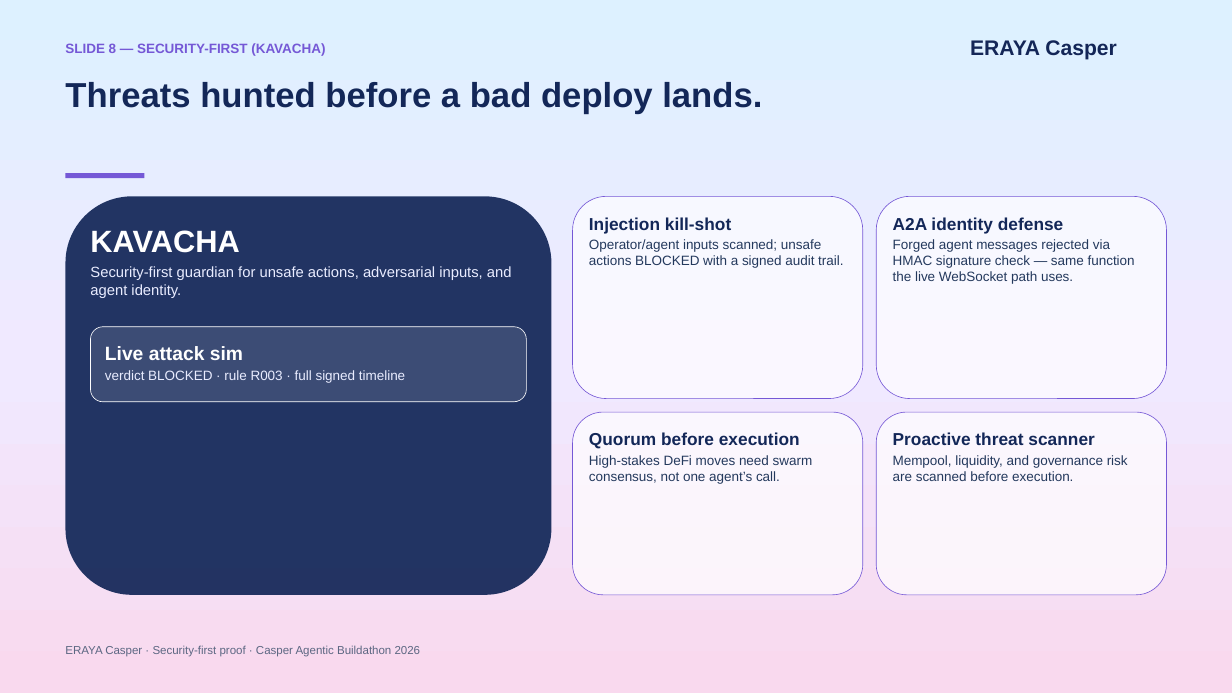
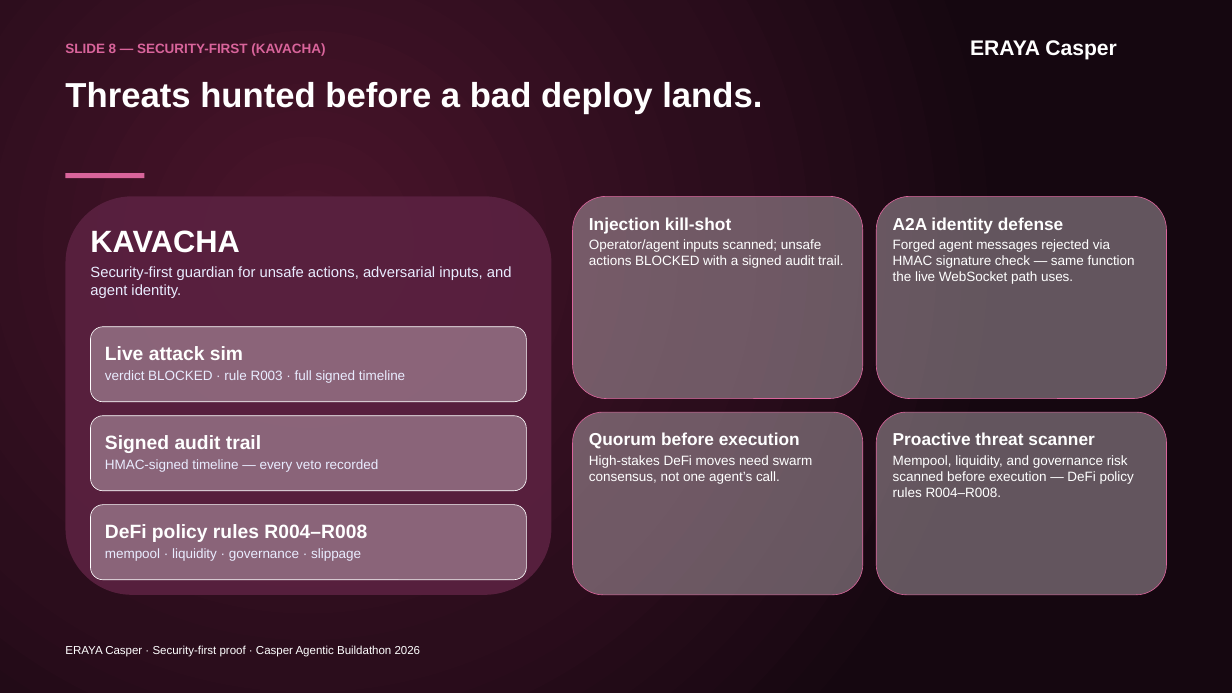
Before and after one commit to martian3062/eraya_microsoft, a slide deck: slide 8 of eraya.pptx. Drawn at 1232x693 pixels with LibreOffice and Linux fonts; fonts in the diff are those of the drawing. Boxes give left, top, right and bottom in pixels: in the first picture for what was removed or moved away, otherwise in the second. Text is boxed around its words. In the diff, an @@ line names an element or a change of style, - is before the commit and + after.

```diff
--- a/eraya.pptx
+++ b/eraya.pptx
@@ background gradient #DDF1FF to #F0E9FF to #F9D9EE to gradient #4A142B to #2B0D1C to #150710 @@
@@ text "SLIDE 8 — SECURITY-FIRST (KAVACHA)" at box(65, 43, 325, 56): text colour #7558D6 to #D9649B @@
@@ text "ERAYA Casper" at box(970, 40, 1117, 60): text colour #142657 to #FFFFFF @@
@@ rectangle at box(65, 173, 144, 178): fill #7558D6 to #D9649B @@
@@ rounded rectangle at box(65, 197, 551, 595): fill #132758 at 93% opacity to #5A2140 at 93% opacity @@
@@ rounded rectangle at box(91, 326, 527, 402): fill #FFFFFF at 12% opacity to #D8CCD3 at 40% opacity @@
@@ rounded rectangle added at box(91, 416, 527, 491), fill #D8CCD3 at 40% opacity, outline #FFFFFF 0.75 pt @@
@@ fill #FFFFFF at 68% opacity to #D8CCD3 at 40% opacity; outline #7558D6 0.75 pt to #D9649B 0.75 pt in 4 elements at box(572, 197, 862, 399), box(877, 197, 1167, 399), box(572, 412, 862, 595), box(877, 412, 1167, 595) @@
@@ text added at box(105, 435, 261, 453), 22.5 pt, text #FFFFFF, bold @@
+Signed audit trail
@@ text colour #132758 to #FFFFFF in 5 elements at box(65, 82, 762, 114), box(589, 217, 731, 233), box(893, 217, 1063, 233), box(589, 432, 800, 449), box(893, 432, 1094, 445) @@
@@ text added at box(105, 459, 378, 472), 15.8 pt, text #E9ECFF @@
+HMAC-signed timeline — every veto recorded
@@ text colour #24395D to #FFFFFF in 3 elements at box(589, 239, 843, 268), box(893, 239, 1135, 284), box(589, 455, 813, 484) @@
@@ text at box(893, 455, 1134, 497): text changed; text colour #24395D to #FFFFFF @@
-Mempool, liquidity, and governance risk are scanned before execution.
+Mempool, liquidity, and governance risk scanned before execution — DeFi policy rules R004–R008.
@@ rounded rectangle added at box(91, 505, 527, 580), fill #D8CCD3 at 40% opacity, outline #FFFFFF 0.75 pt @@
@@ text added at box(105, 524, 367, 542), 22.5 pt, text #FFFFFF, bold @@
+DeFi policy rules R004–R008
@@ text added at box(105, 548, 361, 561), 15.8 pt, text #E9ECFF @@
+mempool · liquidity · governance · slippage
@@ text "ERAYA Casper · Security-first proof ..." at box(65, 645, 421, 657): text colour #5C6782 to #FFFFFF @@
```
Also in this commit, not shown: 11 other slides changed, 1 slide added, 1 slide removed, 28 other files.
